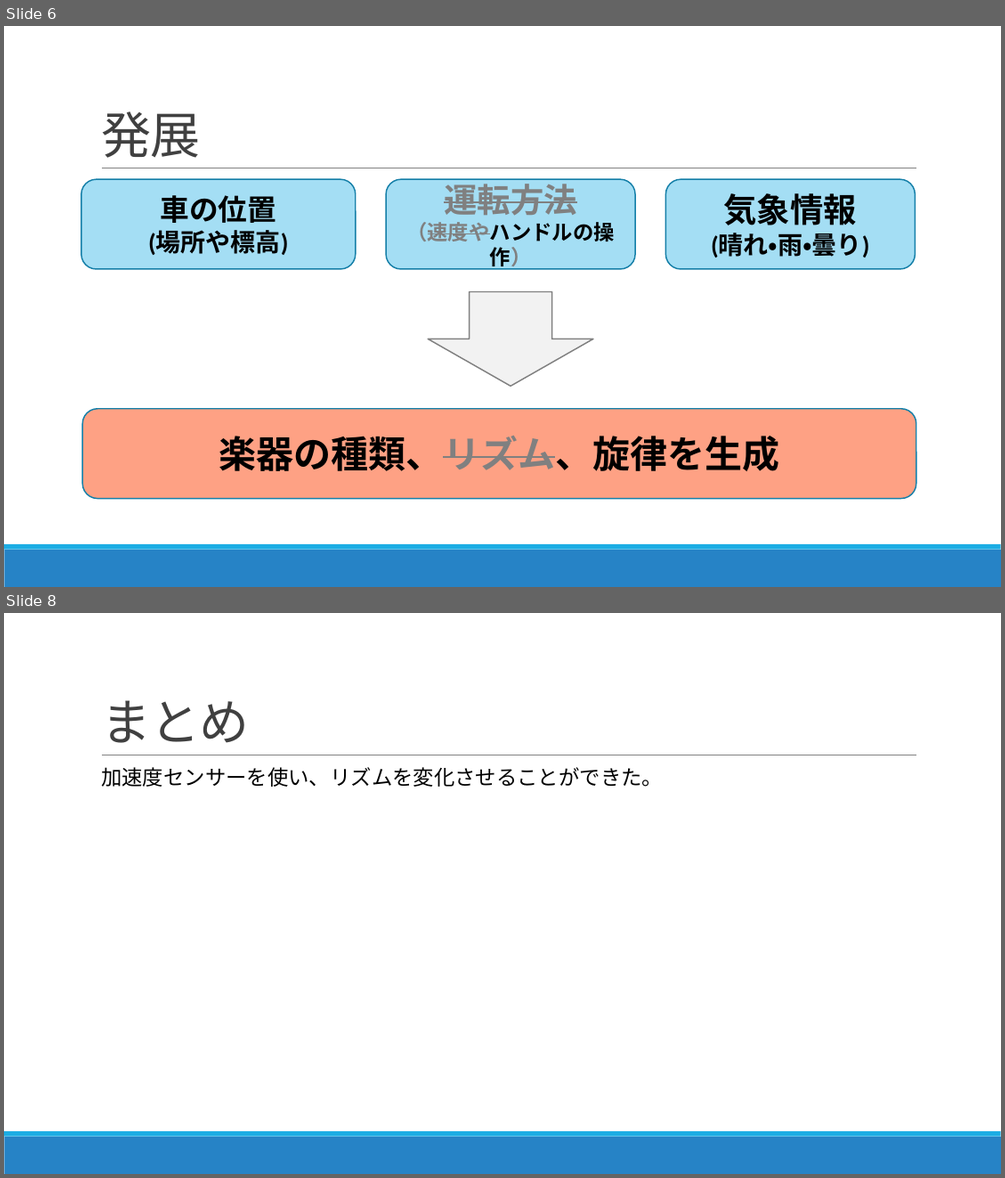
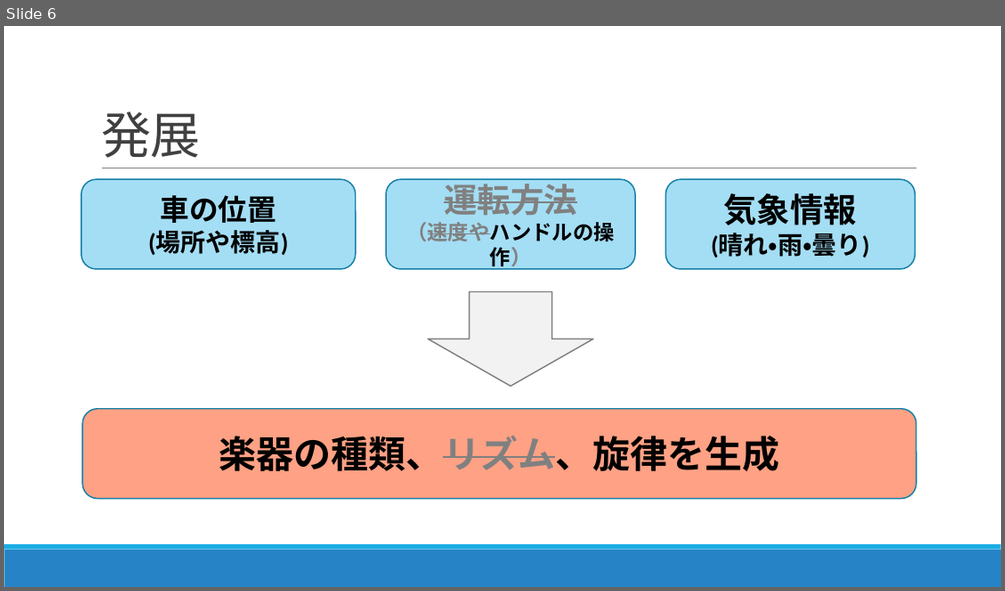
Before and after one commit to aquavit/comporive, a slide deck: コンポライブ.pptx. Shown one above the other, each under a label of ours: slides 6 and 8 before the commit, slide 6 after it; the slides between them are not shown. The pictures are 1005x1178 and 1005x591 pixels, drawn with LibreOffice and Linux fonts; fonts in the diff are those of the drawing. Boxes give left, top, right and bottom in pixels: in the first picture for what was removed or moved away, otherwise in the second. Text is boxed around its words. In the diff, an @@ line names an element or a change of style, - is before the commit and + after.

```diff
--- a/コンポライブ.pptx
+++ b/コンポライブ.pptx
@@ slide 8 removed at box(4, 613, 1001, 1174), background #FFFFFF; not listed: 3 template elements that a slide beside it also shows @@
@@ title removed at box(101, 700, 250, 743) @@
-まとめ
@@ text removed at box(101, 767, 663, 787) @@
-  加速度センサーを使い、リズムを変化させることができた。
```
Also in this commit, not shown: 3 slides changed.
